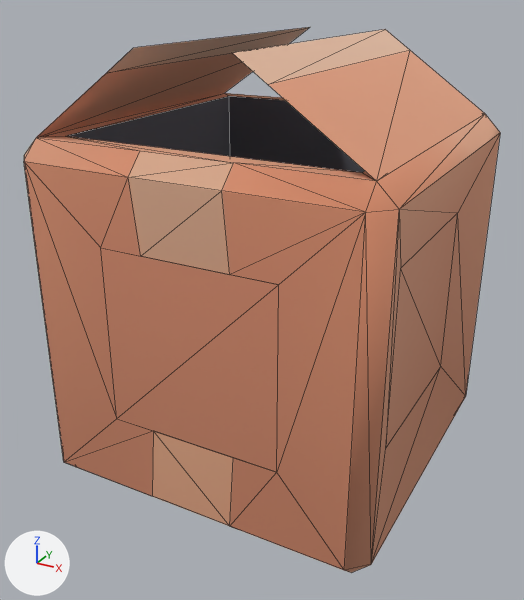
The glTF model public/assets/models/objects/crate-open.glb, before and after one commit.
Rendered twice from a 50 mm camera at (0.605, -1.163, 0.887) aimed at (-0.011, -0.043, 0.327). Lighting does not change. The marker at lower left points along +X, +Y and +Z. The first picture is the older version. Mesh edges are drawn as thin lines. Where no turn or scale is listed for an object, it has been applied to the vertices. Vertices at exactly the same position are counted once.

Script lines for the objects in view, before the commit:
```python
me_box_open = bpy.data.meshes.new('box-open')
me_box_open.from_pydata(...)  # 80 vertices, 148 faces; spans x -0.327..0.327, y -0.327..0.327, z -0.4..0.4
me_box_open.materials.append(mat_baked)
ob_box_open = bpy.data.objects.new('box-open', me_box_open)
ob_box_open.location = (0.0, 0.0, 0.4)
```
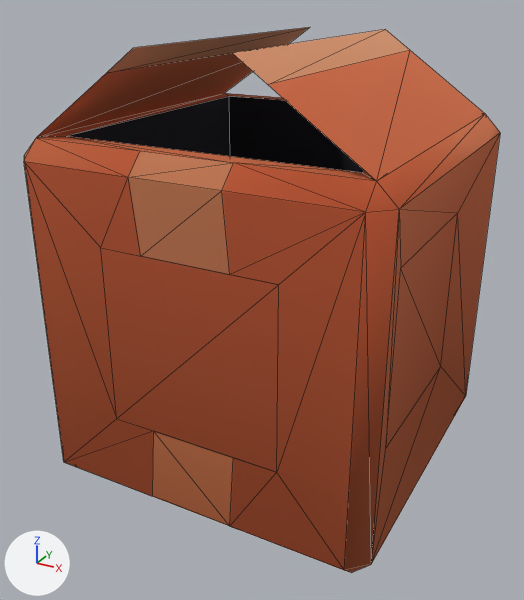
Changed parts and their boxes [x1, y1, x2, y2] in the pictures (524 x 600 px):
part 1 of me_box_open, recoloured (beige to orange)
    both: [24, 50, 500, 573]
part 2 of me_box_open, recoloured (darker)
    both: [107, 27, 409, 275]

Edits to the bpy script that builds the scene:
```text
Change me_box_open:
    where me_box_open.from_pydata(...)  # 80 vertices, 148 faces; spans x -0.327..0.327, y -0.327..0.327, z -0.4..0.4
    used by ob_box_open; location = (0.0, 0.0, 0.4)
    me_box_open part 1: 134 faces centred in x -0.316..0.316, y -0.321..0.321, z -0.4..0.326 are repainted in the vertex colours; the middle colour goes from beige #e8bca1 to orange #cb815c
    me_box_open part 2: 14 faces centred in x -0.294..0.117, y -0.321..0.321, z -0.128..0.388 are repainted in the vertex colours; the middle colour goes from beige #f4d8c2 to beige #e4af89
```
